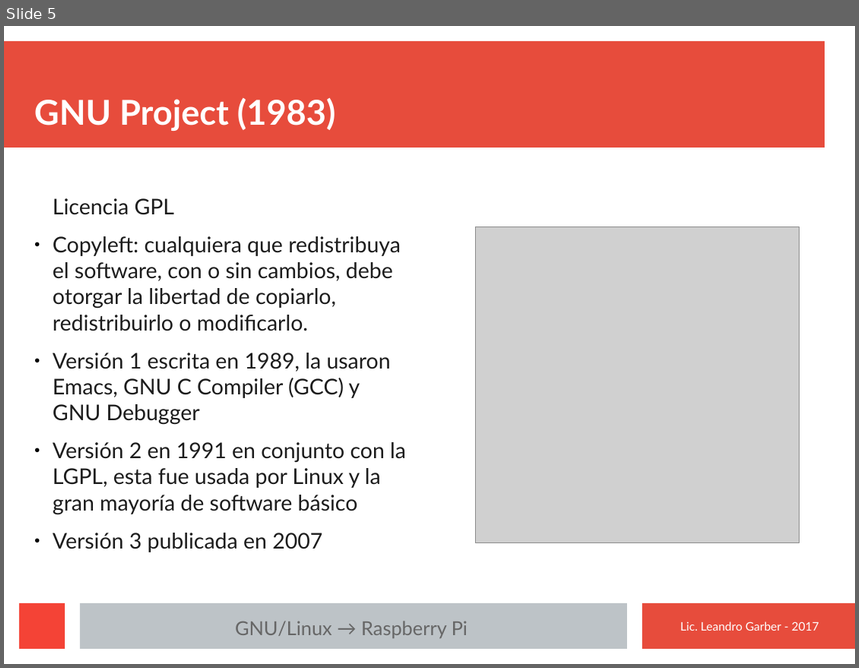
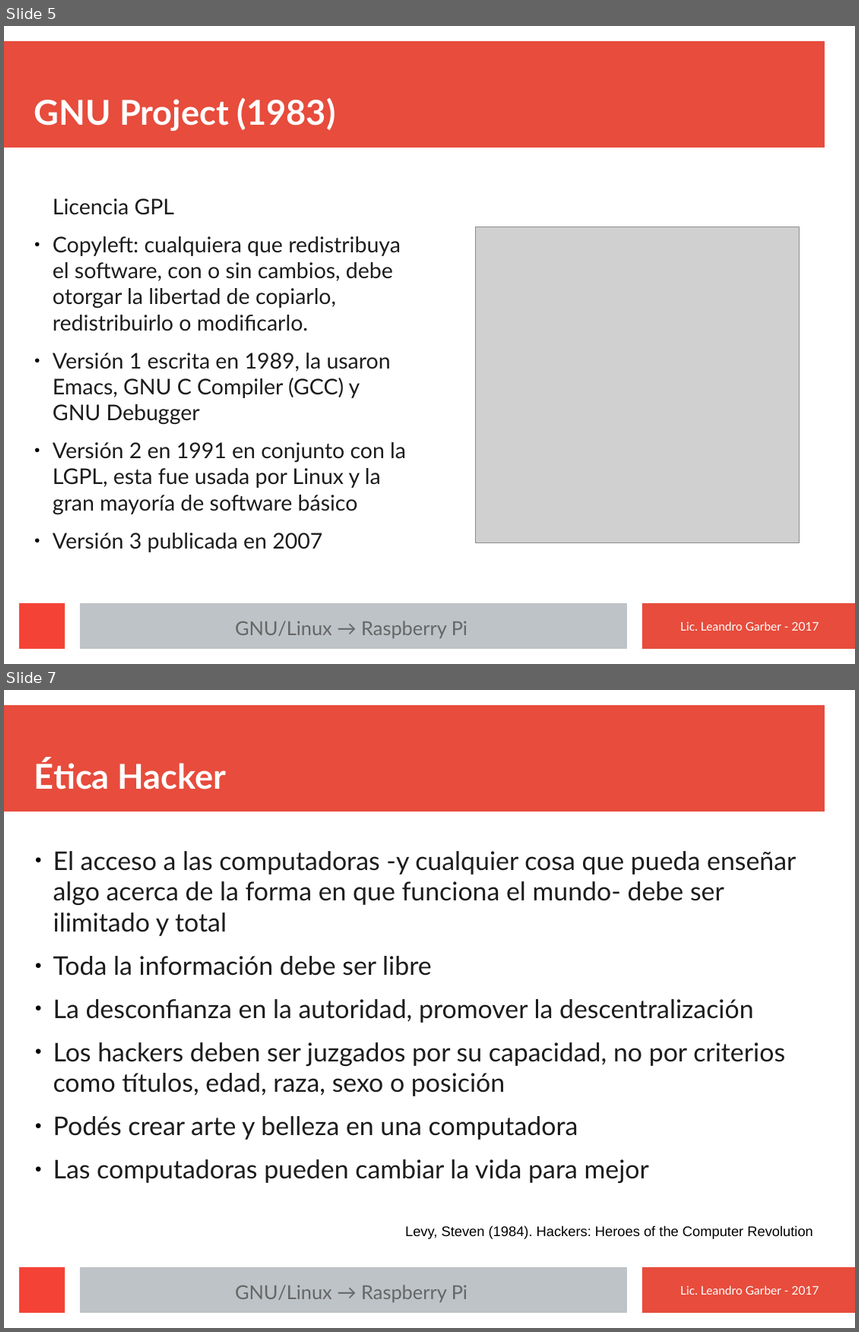
Before and after one commit to macramole/cursoLinux, a slide deck: presentaciones/1-Introduccion.odp. Shown one above the other, each under a label of ours: slide 5 before the commit, slides 5 and 7 after it; the slides between them are not shown. The pictures are 859x668 and 859x1332 pixels, drawn with LibreOffice and Linux fonts; fonts in the diff are those of the drawing; grey boxes stand for pictures. Boxes give left, top, right and bottom in pixels: in the first picture for what was removed or moved away, otherwise in the second. Text is boxed around its words. In the diff, an @@ line names an element or a change of style, - is before the commit and + after.

```diff
--- a/presentaciones/1-Introduccion.odp
+++ b/presentaciones/1-Introduccion.odp
@@ slide 7 added at <box>4,690,855,1328</box>, background #FFFFFF; not listed: 4 template elements that a slide beside it also shows @@
@@ title added at <box>34,759,227,790</box>, 32 pt, text #FFFFFF, bold @@
+Ética Hacker
@@ text added at <box>53,851,796,1183</box>, 24.1 pt, text #1C1C1C @@
+● El acceso a las computadoras -y cualquier cosa que pueda enseñar algo acerca de la forma en que funciona el mundo- debe ser ilimitado y total
+● Toda la información debe ser libre
+● La desconfianza en la autoridad, promover la descentralización
+● Los hackers deben ser juzgados por su capacidad, no por criterios como títulos, edad, raza, sexo o posición
+● Podés crear arte y belleza en una computadora
+● Las computadoras pueden cambiar la vida para mejor
@@ text added at <box>405,1226,813,1239</box>, 13 pt, text #000000 @@
+Levy, Steven (1984). Hackers: Heroes of the Computer Revolution
@@ text added at <box>235,1285,468,1303</box>, 18 pt, text #666666 @@
+GNU/Linux → Raspberry Pi
@@ text added at <box>680,1286,819,1295</box>, 11 pt, text #FFFFFF @@
+Lic. Leandro Garber - 2017
```
Also in this commit, not shown: 1 slide changed, 9 other slides added, 9 other files.
